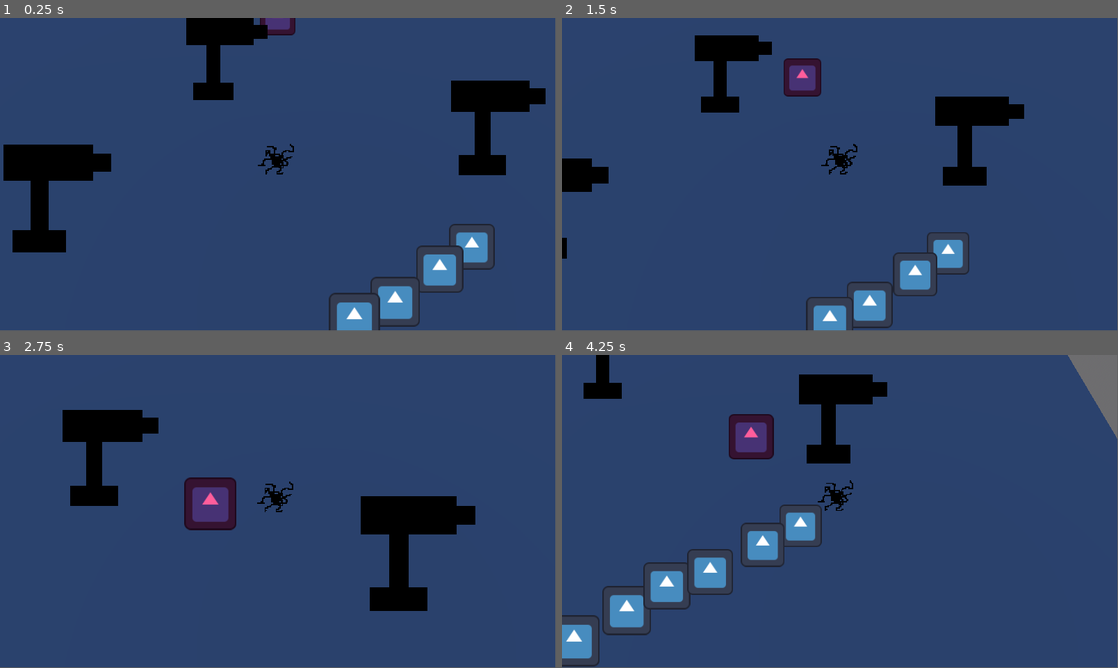
Above: before the commit, frames 1-4 (two rows, left to right).
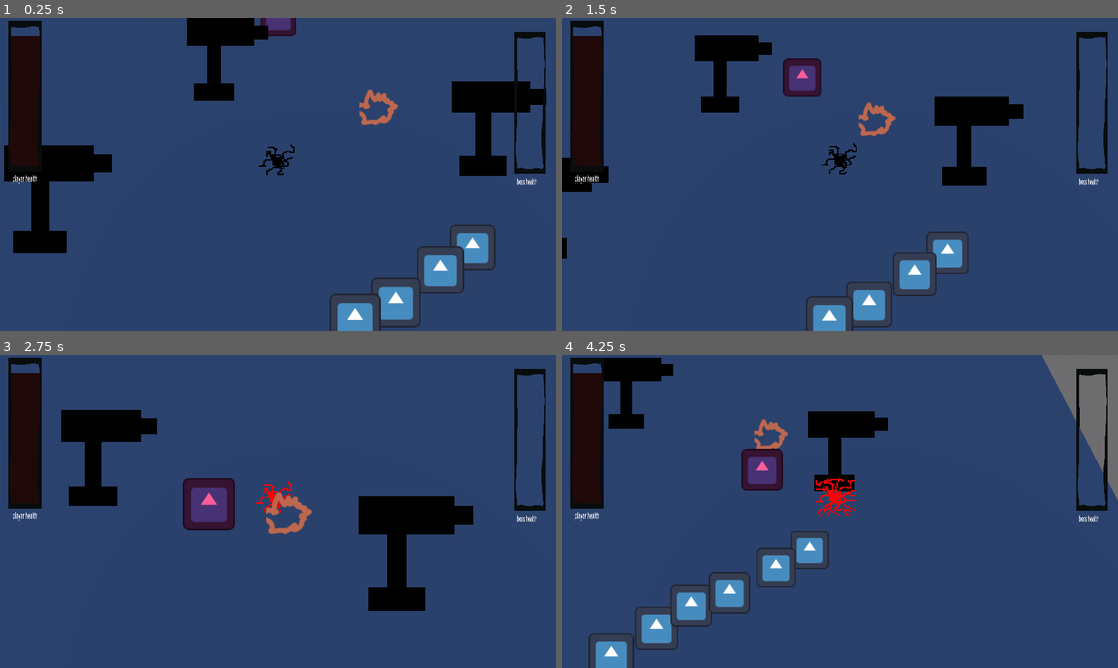
Above: after the commit, the same moments.

Repository: Area9579/Haustoria
Game: Godot game, scene res://Scenes/main.tscn
The game is run twice, just before and just after one commit, with the same random seed, the same clock (stepped at 60 frames per second) and the same inputs. The engine's default icon, where the game draws it, is replaced by a stand-in: a white triangle on a blue panel in a dark square.
Inputs (mouse positions are in pixels of both pictures, inside the frame that each line leads up to):
- Up to frame 1 (0.25 s): no input
- Up to frame 2 (1.5 s): move the mouse to (962, 158) at 0.52 s; tap Space (jump) at 0.77 s; move the mouse to (728, 190) at 1.27 s
- Up to frame 3 (2.75 s): tap Space (jump) at 1.52 s; move the mouse to (333, 442) at 2.02 s
- Up to frame 4 (4.25 s): move the mouse to (812, 574) at 2.77 s; tap Space (jump) at 3.02, 3.77 s; move the mouse to (1006, 558) at 3.52 s
In our replay, the window is 799x449 before the commit and 800x450 after it. These sizes can differ from the game's own. Grey fills any space a smaller window leaves; there, only what the larger window draws over its background counts as a difference.

The runs differ from the first frame. In frame 1, 4.9% of the frame differs, in the area x 0-99%, y 0-100%; in frame 2, 4.2%; in frame 3, 4.7%; in frame 4, 22%, in the area x 0-100%, y 0-100%.

Commit message:
Finished health and stuff here?

Diff:
--- a/Scenes/Player.tscn
+++ b/Scenes/Player.tscn
@@ -1,27 +1,120 @@
-[gd_scene load_steps=5 format=3 uid="uid://skk7130cpcoh"]
+[gd_scene load_steps=14 format=3 uid="uid://skk7130cpcoh"]
 
 [ext_resource type="Script" path="res://Scripts/player.gd" id="1_05xm5"]
+[ext_resource type="Texture2D" uid="uid://c2vk7i6n033pi" path="res://Assets/PlayerAnimations/attack/GoopyGoober1.png" id="2_gel2l"]
 [ext_resource type="Texture2D" uid="uid://byxlsfs7kyuma" path="res://Assets/GoopyGoober.png" id="2_j5ysu"]
+[ext_resource type="Texture2D" uid="uid://dx468ym40bf1v" path="res://Assets/PlayerAnimations/attack/GoopyGoober2.png" id="3_dq4fj"]
 [ext_resource type="Script" path="res://Scripts/player_camera.gd" id="3_iy2vu"]
+[ext_resource type="Texture2D" uid="uid://c4at6q6ccw7nr" path="res://Assets/PlayerAnimations/attack/GoopyGoober3.png" id="4_3fuqi"]
+[ext_resource type="Texture2D" uid="uid://cqxsixhv7tq2x" path="res://Assets/barholderplaceholder.png" id="4_ysrak"]
+[ext_resource type="Texture2D" uid="uid://ccm12uv71w2o3" path="res://Assets/PlayerAnimations/attack/GoopyGoober4.png" id="5_ihslg"]
+[ext_resource type="Texture2D" uid="uid://dj633coyrkljw" path="res://Assets/barplaceholder.png" id="5_x6hvr"]
+[ext_resource type="Texture2D" uid="uid://bqk50iwcx2kjs" path="res://Assets/PlayerAnimations/attack/GoopyGoober5.png" id="6_k0i1t"]
+[ext_resource type="Script" path="res://Scripts/ui.gd" id="9_t2dxl"]
 
 [sub_resource type="CylinderShape3D" id="CylinderShape3D_0kq8h"]
 height = 0.941026
 
-[node name="Player" type="CharacterBody3D"]
+[sub_resource type="SpriteFrames" id="SpriteFrames_lmg34"]
+animations = [{
+"frames": [{
+"duration": 1.0,
+"texture": ExtResource("2_gel2l")
+}, {
+"duration": 1.0,
+"texture": ExtResource("3_dq4fj")
+}, {
+"duration": 1.0,
+"texture": ExtResource("4_3fuqi")
+}, {
+"duration": 1.0,
+"texture": ExtResource("5_ihslg")
+}, {
+"duration": 1.0,
+"texture": ExtResource("6_k0i1t")
+}],
+"loop": false,
+"name": &"Attack",
+"speed": 5.0
+}, {
+"frames": [{
+"duration": 1.0,
+"texture": ExtResource("2_j5ysu")
+}],
+"loop": true,
+"name": &"Idle",
+"speed": 5.0
+}]
+
+[node name="Player" type="CharacterBody3D" groups=["player"]]
 script = ExtResource("1_05xm5")
 
 [node name="CollisionShape3D" type="CollisionShape3D" parent="."]
 transform = Transform3D(1, 0, 0, 0, 1, 0, 0, 0, 1, 0, 0.5, 0)
 shape = SubResource("CylinderShape3D_0kq8h")
 
-[node name="Sprite3D" type="Sprite3D" parent="."]
+[node name="Sprite3D" type="AnimatedSprite3D" parent="."]
 transform = Transform3D(3.215, 0, 0, 0, 3.215, 0, 0, 0, 3.215, 0, 0.5, 0)
 billboard = 1
 texture_filter = 0
-texture = ExtResource("2_j5ysu")
+sprite_frames = SubResource("SpriteFrames_lmg34")
+animation = &"Idle"
 
 [node name="PlayerCamera" type="Camera3D" parent="."]
 transform = Transform3D(1, 0, 0, 0, 0.494124, 0.869391, 0, -0.869391, 0.494124, 0, 7.27733, 4.24484)
 current = true
 fov = 53.9261
 script = ExtResource("3_iy2vu")
+
+[node name="UI" type="Control" parent="."]
+layout_mode = 3
+anchors_preset = 15
+anchor_right = 1.0
+anchor_bottom = 1.0
+grow_horizontal = 2
+grow_vertical = 2
+script = ExtResource("9_t2dxl")
+metadata/_edit_lock_ = true
+
+[node name="BossHealth" type="TextureProgressBar" parent="UI"]
+layout_mode = 0
+offset_left = 1066.0
+offset_top = 28.0
+offset_right = 1366.0
+offset_bottom = 628.0
+scale = Vector2(0.21552, 0.488654)
+fill_mode = 3
+texture_over = ExtResource("4_ysrak")
+texture_progress = ExtResource("5_x6hvr")
+
+[node name="RichTextLabel2" type="RichTextLabel" parent="UI/BossHealth"]
+layout_mode = 0
+offset_left = 23.1998
+offset_top = 607.791
+offset_right = 359.2
+offset_bottom = 657.791
+scale = Vector2(2.17141, 2.17141)
+text = "boss health
+"
+
+[node name="PlayerHealth" type="TextureProgressBar" parent="UI"]
+layout_mode = 0
+offset_left = 16.0
+offset_top = 5.0
+offset_right = 316.0
+offset_bottom = 605.0
+scale = Vector2(0.22927, 0.519832)
+value = 90.0
+fill_mode = 3
+texture_over = ExtResource("4_ysrak")
+texture_progress = ExtResource("5_x6hvr")
+tint_progress = Color(0.244776, 0.244776, 0.244776, 1)
+
+[node name="RichTextLabel" type="RichTextLabel" parent="UI/PlayerHealth"]
+layout_mode = 0
+offset_left = 39.255
+offset_top = 602.118
+offset_right = 375.255
+offset_bottom = 652.118
+scale = Vector2(2.17141, 2.17141)
+text = "player health"
--- /dev/null
+++ b/Scenes/boss_hand_hit_box.tscn
@@ -0,0 +1,19 @@
+[gd_scene load_steps=4 format=3 uid="uid://tnvub7y17iua"]
+
+[ext_resource type="Script" path="res://Scripts/boss_hand_hit_box.gd" id="1_g5163"]
+[ext_resource type="Texture2D" uid="uid://7gf8cgs5r1nw" path="res://Assets/playerhandhitboxplaceholder.png" id="2_2h3r1"]
+
+[sub_resource type="BoxShape3D" id="BoxShape3D_dij5l"]
+
+[node name="BossHandHitBox" type="Area3D"]
+script = ExtResource("1_g5163")
+
+[node name="CollisionShape3D" type="CollisionShape3D" parent="."]
+shape = SubResource("BoxShape3D_dij5l")
+
+[node name="AnimatedSprite3D" type="Sprite3D" parent="."]
+transform = Transform3D(0.386184, 0, 0, 0, 0.386184, 0, 0, 0, 0.386184, 0, 0, 0)
+billboard = 1
+texture = ExtResource("2_2h3r1")
+
+[connection signal="body_entered" from="." to="." method="_on_body_entered"]
--- a/Scenes/main.tscn
+++ b/Scenes/main.tscn
@@ -1,7 +1,8 @@
-[gd_scene load_steps=11 format=3 uid="uid://magi1winy2i"]
+[gd_scene load_steps=12 format=3 uid="uid://magi1winy2i"]
 
 [ext_resource type="PackedScene" uid="uid://bmkpfdmdrk7lf" path="res://Scenes/wall.tscn" id="1_vt5yp"]
 [ext_resource type="Texture2D" uid="uid://cpbh4qoh1ldpm" path="res://Assets/sentryPlaceholder.png" id="3_bpiof"]
+[ext_resource type="PackedScene" uid="uid://tnvub7y17iua" path="res://Scenes/boss_hand_hit_box.tscn" id="5_d8t6p"]
 [ext_resource type="PackedScene" uid="uid://fl224xwk37sl" path="res://Scenes/MobileEnemy.tscn" id="6_u4pk0"]
 [ext_resource type="PackedScene" uid="uid://skk7130cpcoh" path="res://Scenes/Player.tscn" id="7_m2bmv"]
 
@@ -86,3 +87,6 @@
 
 [node name="WorldEnvironment" type="WorldEnvironment" parent="."]
 environment = SubResource("Environment_ibggl")
+
+[node name="BossHandHitBox" parent="." instance=ExtResource("5_d8t6p")]
+transform = Transform3D(1, 0, 0, 0, 1, 0, 0, 0, 1, 3, 0, -2)
--- /dev/null
+++ b/Scripts/boss_hand_hit_box.gd
@@ -0,0 +1,14 @@
+extends Area3D
+
+@onready var collision_shape_3d: CollisionShape3D = $CollisionShape3D
+
+signal hit
+func _on_body_entered(body: Node3D) -> void:
+	if body.is_in_group('player'):
+		#BOSS TAKE DAMAGE HERE AND PLAY ANIMATION
+		body.attack()
+		emit_signal('hit')
+		collision_shape_3d.disabled = true
+
+func enable_collision(): #boss enable this wehn stunned plss plss plsss
+	collision_shape_3d.disabled = false
--- a/Scripts/player.gd
+++ b/Scripts/player.gd
@@ -1,10 +1,15 @@
 extends CharacterBody3D
+
+
+@onready var sprite_3d: AnimatedSprite3D = $Sprite3D
 
 var clickPositionx
 var clickPositionz
+var frozen = false
 
 const SPEED = 5.0 #where is this being used?
 const JUMP_VELOCITY = 4.5
+
 
 func _ready() -> void:
 	moveTowardsMousePosition() #initiates the mouse tracking loop
@@ -44,8 +49,9 @@
 	moveTowardsMousePosition()
 
 
-
 func _physics_process(delta: float) -> void:
+	if frozen: return #dont move or anything while in the attack animation
+	print(frozen)
 	#below code for jumping
 	if not is_on_floor():
 		velocity += get_gravity() * delta
@@ -55,3 +61,13 @@
 
 
 	move_and_slide()
+
+func attack(): #put tween position as a parameter
+	#might want to tween to the right position to attack and fit the animation.
+	frozen = true
+	sprite_3d.play('Attack')
+	await sprite_3d.animation_finished
+	sprite_3d.play('idle')
+	frozen = false
+
+#tween to position and freeze function?
--- /dev/null
+++ b/Scripts/ui.gd
@@ -0,0 +1,20 @@
+extends Control
+#manages health here too
+
+@onready var boss_health: TextureProgressBar = $BossHealth
+@onready var player_health: TextureProgressBar = $PlayerHealth
+
+var attack_multiplier = 1
+
+func _process(delta: float) -> void:
+	player_health.value += delta * 3
+
+
+func attack_boss():
+	boss_health.value += 5 * attack_multiplier
+
+func take_damage(damage):
+	player_health.value -= damage
+	if player_health.value <= 0:
+		#add dying here
+		pass
--- a/project.godot
+++ b/project.godot
@@ -15,9 +15,17 @@
 config/features=PackedStringArray("4.3", "Forward Plus")
 config/icon="res://Assets/icon.svg"
 
+[display]
+
+window/stretch/mode="viewport"
+
 [dotnet]
 
 project/assembly_name="Haustoria"
+
+[global_group]
+
+player=""
 
 [input]
 
Binary file added: Assets/PlayerAnimations/attack/GoopyGoober1.png
Not shown, added: Assets/PlayerAnimations/attack/GoopyGoober1.png.import
Binary file added: Assets/PlayerAnimations/attack/GoopyGoober2.png
Not shown, added: Assets/PlayerAnimations/attack/GoopyGoober2.png.import
Binary file added: Assets/PlayerAnimations/attack/GoopyGoober3.png
Not shown, added: Assets/PlayerAnimations/attack/GoopyGoober3.png.import
Binary file added: Assets/PlayerAnimations/attack/GoopyGoober4.png
Not shown, added: Assets/PlayerAnimations/attack/GoopyGoober4.png.import
Binary file added: Assets/PlayerAnimations/attack/GoopyGoober5.png
Not shown, added: Assets/PlayerAnimations/attack/GoopyGoober5.png.import
Binary file added: Assets/barholderplaceholder.png
Not shown, added: Assets/barholderplaceholder.png.import
(and 4 more such lines)
